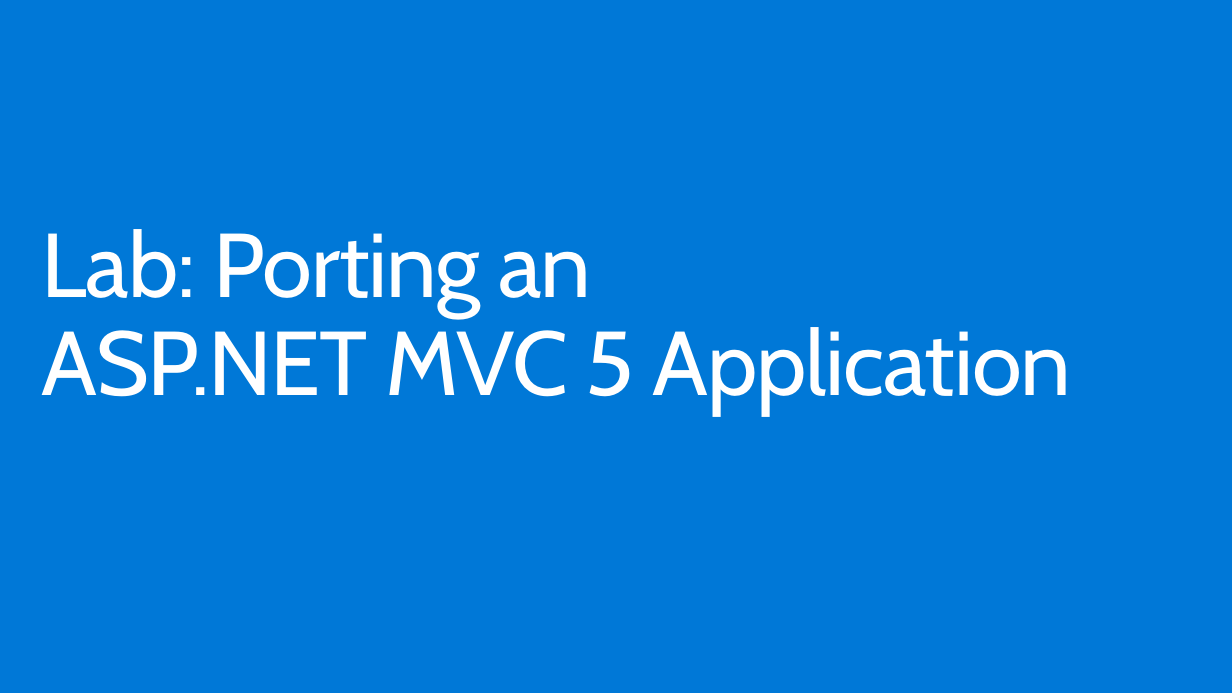
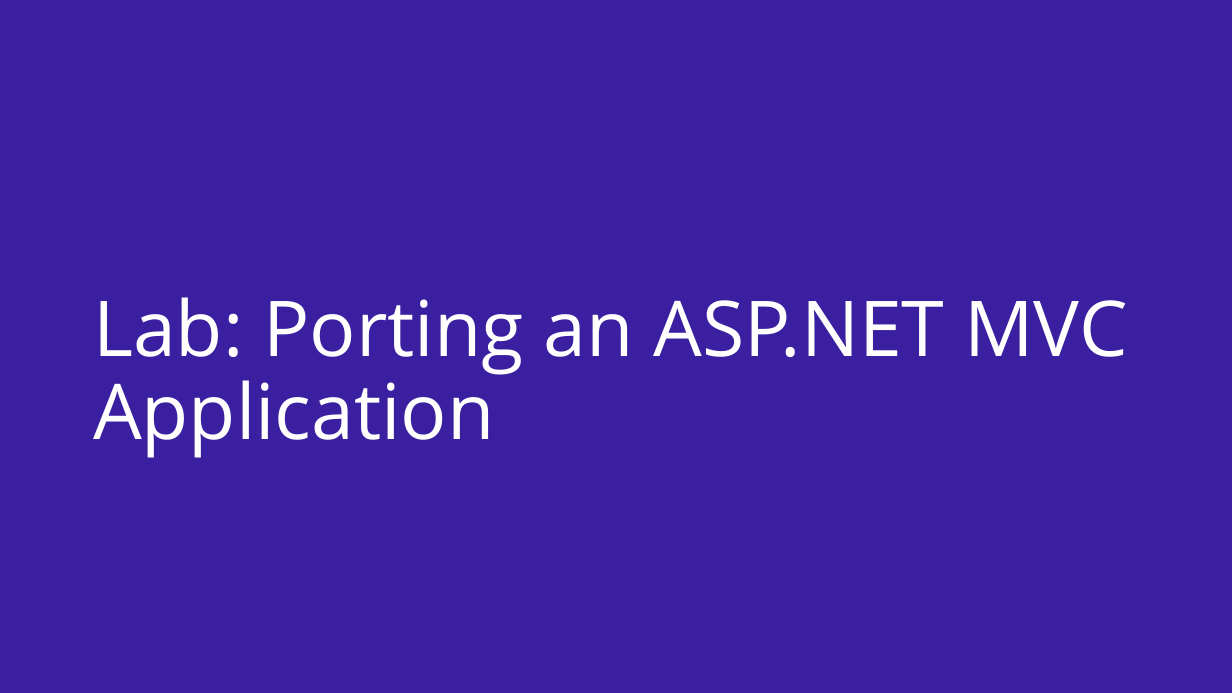
Before and after one commit to dotnet-presentations/dotnetcore-workshop, a slide deck: slide 9 of 6. Porting-From-NET-Framework/netcore-workshop-porting.pptx (slide 8 before the commit). Drawn at 1232x693 pixels with LibreOffice and Linux fonts; fonts in the diff are those of the drawing; background and template pictures are left out. Boxes give left, top, right and bottom in pixels: in the first picture for what was removed or moved away, otherwise in the second. Text is boxed around its words. In the diff, an @@ line names an element or a change of style, - is before the commit and + after.

```diff
--- a/6. Porting-From-NET-Framework/netcore-workshop-porting.pptx
+++ b/6. Porting-From-NET-Framework/netcore-workshop-porting.pptx
@@ background #0078D7 to #3A20A0 @@
@@ title "Lab: Porting an ASP.NET MVC ..." at (93,297,1127,458): vertical alignment top to bottom @@
@@ title at (93,297,1127,458): text changed; size 72 to 61.2 pt; font Cabin to Open Sans @@
-Lab: Porting an
-ASP.NET MVC 5 Application
+Lab: Porting an ASP.NET MVC Application
```
Also in this commit, not shown: 5 other slides changed, 4 slides added, 2 slides removed, 10 other files.
